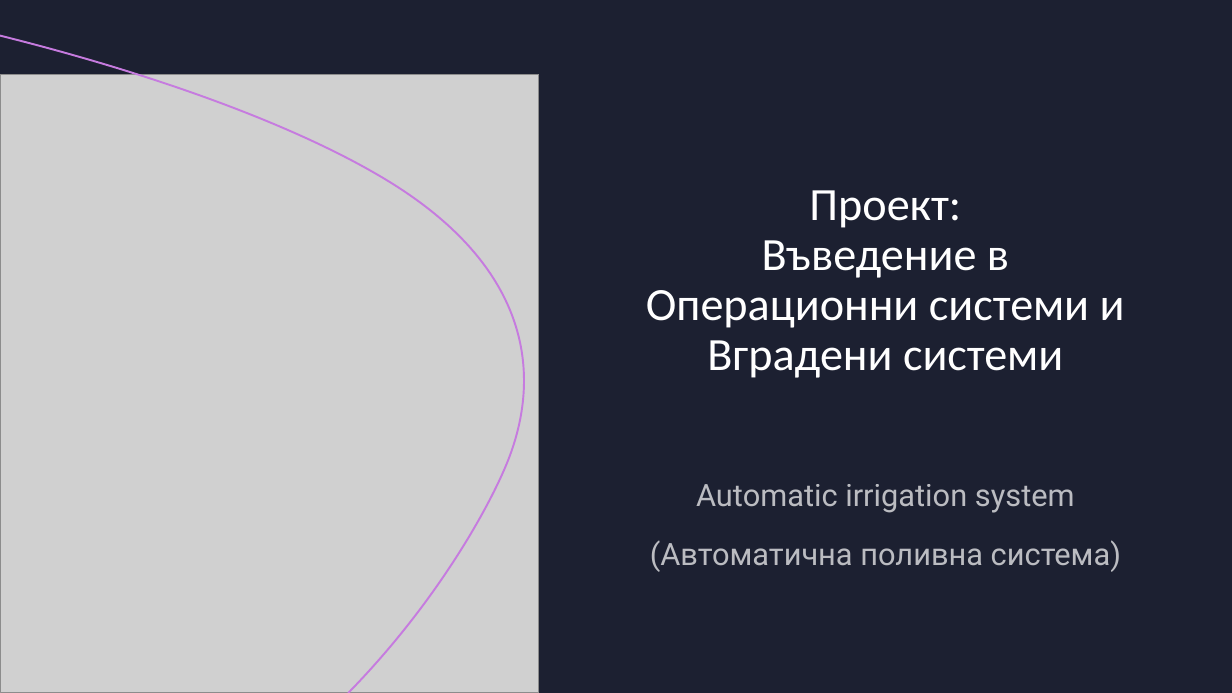
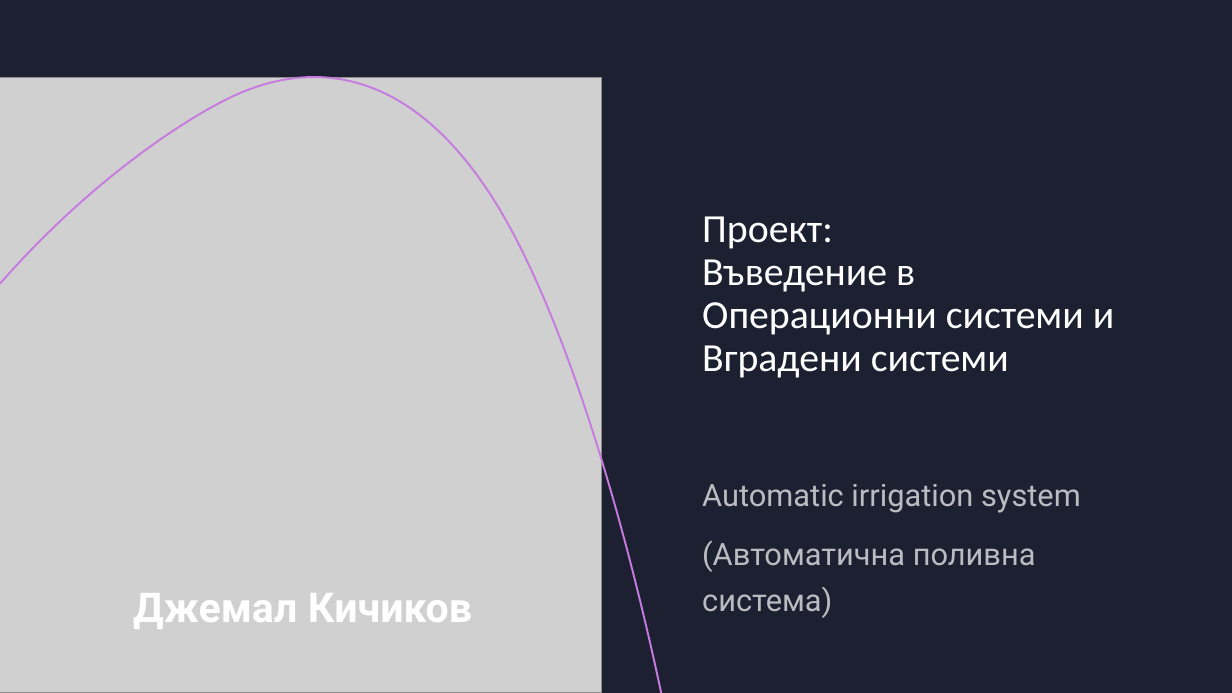
Before and after one commit to Kichikov28/Irrigation-System, a slide deck: slide 1 of Automatic irrigation system.pptx. Drawn at 1232x693 pixels with LibreOffice and Linux fonts; fonts in the diff are those of the drawing; grey boxes stand for pictures. Boxes give left, top, right and bottom in pixels: in the first picture for what was removed or moved away, otherwise in the second. Text is boxed around its words. In the diff, an @@ line names an element or a change of style, - is before the commit and + after.

```diff
--- a/Automatic irrigation system.pptx
+++ b/Automatic irrigation system.pptx
@@ picture: place and size @@
-picture at <box>0,74,539,693</box>
+picture at <box>0,77,602,693</box>
@@ freeform shape at <box>0,77,661,693</box>: rotation 0 to 90 degrees; outline redrawn @@
@@ title "Проект: Въведение в Операционни системи ...": place and size @@
-title "Проект: Въведение в Операционни системи ..." at <box>646,190,1125,378</box>
+title "Проект: Въведение в Операционни системи ..." at <box>702,216,1114,378</box>
@@ title "Проект: Въведение в Операционни системи ..." at <box>702,216,1114,378</box>: size 36 to 31 pt; alignment centre to left @@
@@ subtitle "Automatic irrigation system": place and size @@
-subtitle "Automatic irrigation system" at <box>650,484,1121,572</box>
+subtitle "Automatic irrigation system" at <box>702,484,1081,618</box>
@@ subtitle "Automatic irrigation system" at <box>702,484,1081,618</box>: alignment centre to left @@
@@ text added at <box>133,593,472,629</box>, 32 pt, text #FFFFFF, bold @@
+Джемал Кичиков
```
Also in this commit, not shown: 4 other slides changed, 1 slide added, 1 other file.
